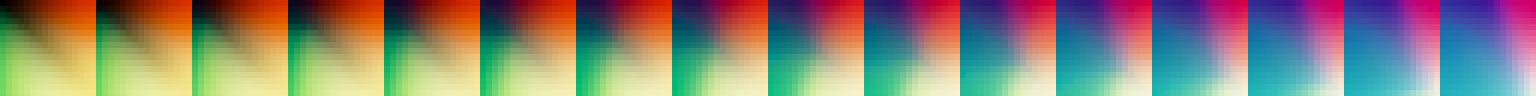
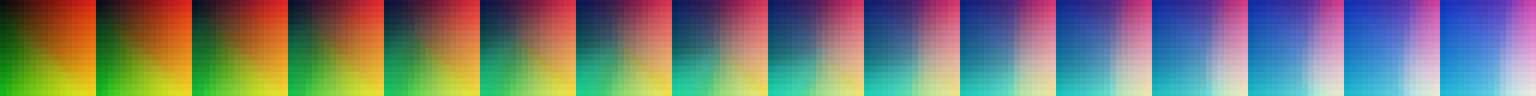
Layers edited between the first and the second 1536px x 96px image:
pixels changed over (0, 0, 1536, 96) (layer not identified)
